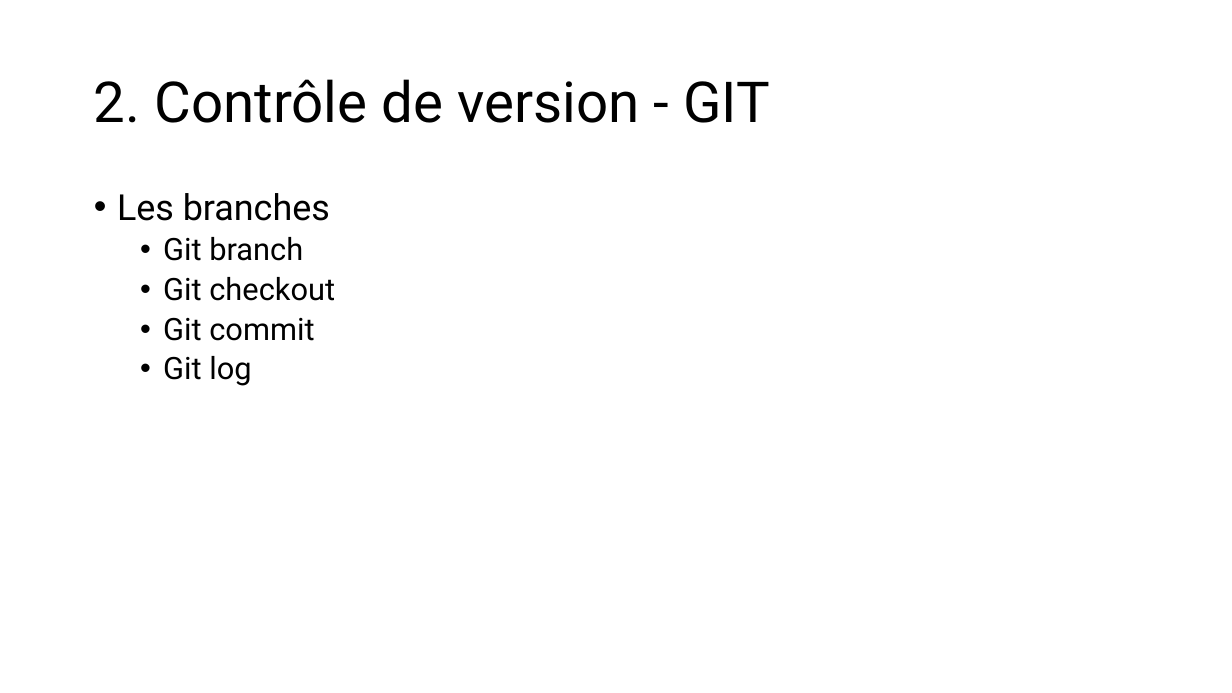
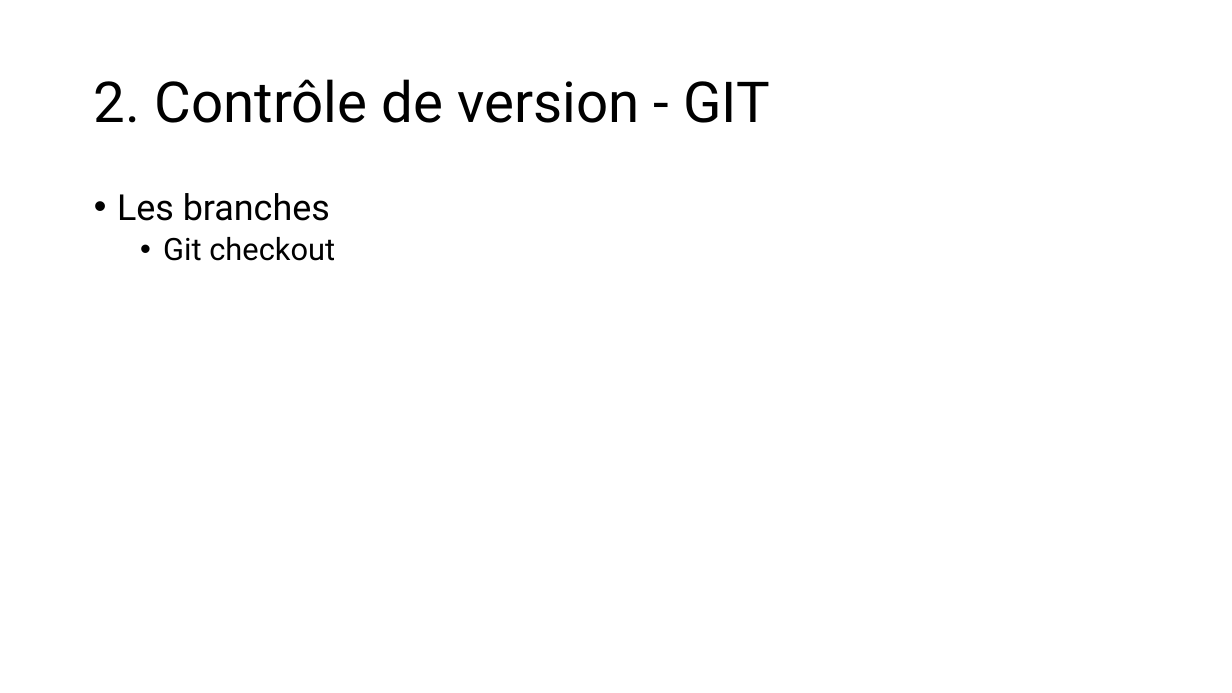
Before and after one commit to LJKhnor/Chapitre-4, a slide deck: slide 23 of Chapitre 4.pptx (slide 22 before the commit). Drawn at 1232x693 pixels with LibreOffice and Linux fonts; fonts in the diff are those of the drawing. Boxes give left, top, right and bottom in pixels: in the first picture for what was removed or moved away, otherwise in the second. Text is boxed around its words. In the diff, an @@ line names an element or a change of style, - is before the commit and + after.

```diff
--- a/Chapitre 4.pptx
+++ b/Chapitre 4.pptx
@@ text at box(163, 237, 303, 261): paragraph removed @@
-  • Git branch
@@ text at box(163, 317, 314, 386): paragraphs removed @@
-  • Git commit
-  • Git log
```
Also in this commit, not shown: 3 other slides changed, 8 slides added.
